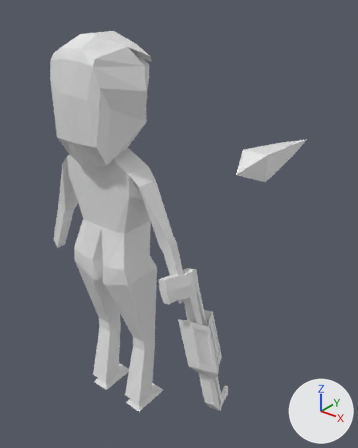
Renders of the Blender file assets/models/creatures/humanoid.blend from each side of a commit.
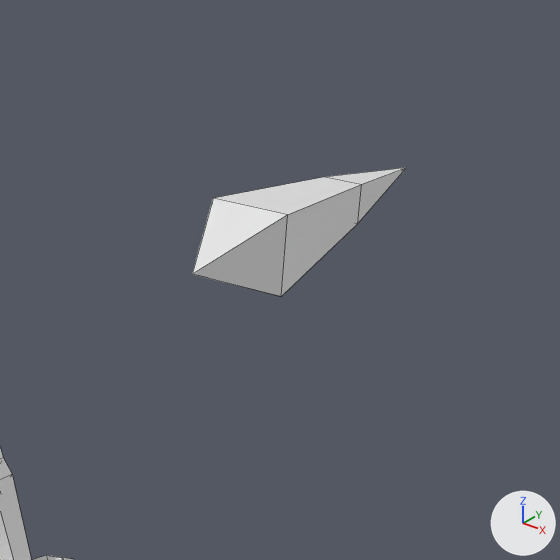
There are two pictures of each version: one whole from a 50 mm camera at (0.436, -0.427, 0.576) aimed at (-0.017, 0.139, 0.225), one close up on the part from 48% to 100% of the width and 19% to 60% of the height. Lighting does not change. The marker at lower right points along +X, +Y and +Z. The close-ups show mesh edges as thin lines.

In view in the first close-up: 'arms', 'muzzle'.
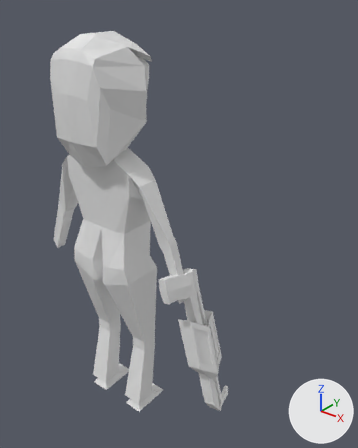
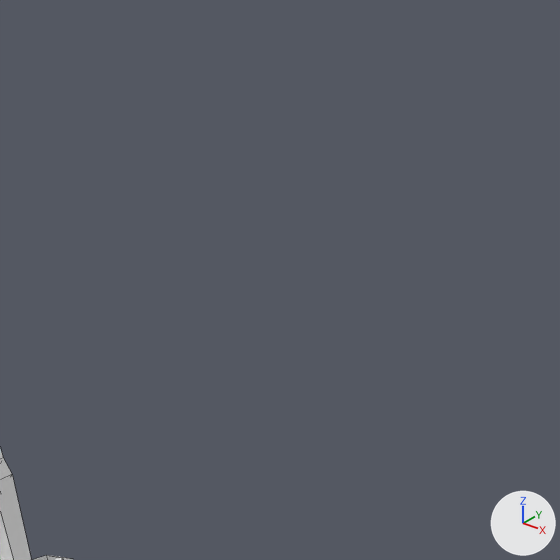
What differs and where, as boxes (x1, y1, x2, y2) in the close-ups (560 x 560 px):
```json
{"object": "muzzle", "change": "deleted", "before": [192, 167, 407, 296]}
```

Scene script edits in JSON lines:
```json
{"op": "remove", "block": "ob_muzzle", "code": ["ob_muzzle = bpy.data.objects.new('muzzle', me_cube)", "ob_muzzle.location = (0.0411, 0.3312, 0.3012)"]}
```
